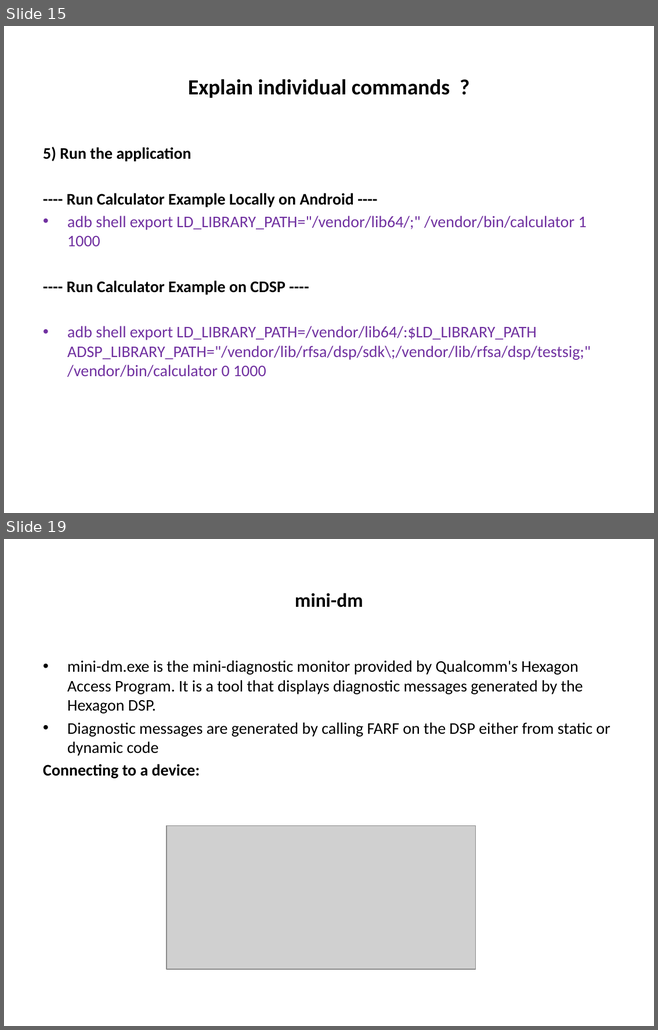
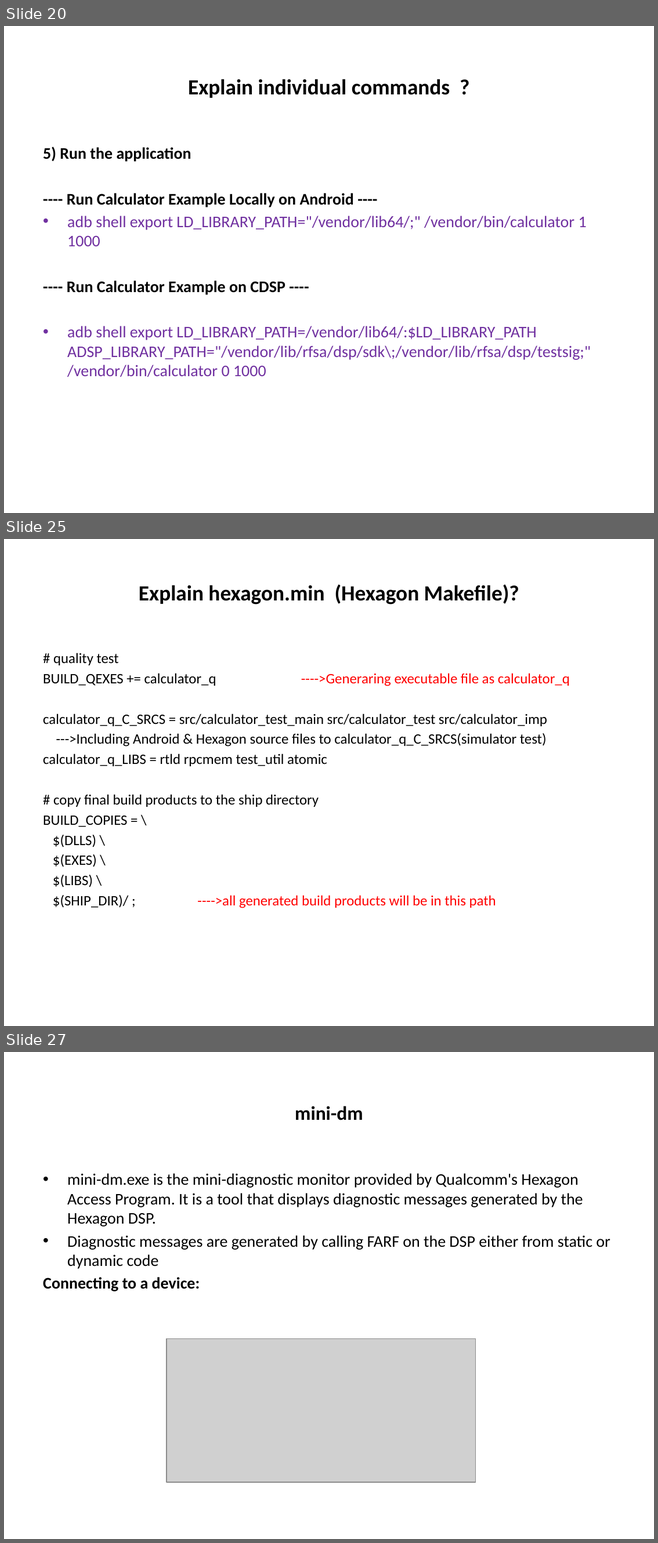
Before and after one commit to Bhagyalakshmi-Marem/TSHtraining, a slide deck: Hexagon_SDK/Docs/Hexagon_SDK_ppt.pptx. Shown one above the other, each under a label of ours: slides 15 and 19 before the commit, slides 20, 25 and 27 after it; the slides between them are not shown. The pictures are 658x1030 and 658x1543 pixels, drawn with LibreOffice and Linux fonts; fonts in the diff are those of the drawing; grey boxes stand for pictures. Boxes give left, top, right and bottom in pixels: in the first picture for what was removed or moved away, otherwise in the second. Text is boxed around its words. In the diff, an @@ line names an element or a change of style, - is before the commit and + after.

Commit message:
Updated ppt for Hexagon SDK Updated Daily status on 3/11

```diff
--- a/Hexagon_SDK/Docs/Hexagon_SDK_ppt.pptx
+++ b/Hexagon_SDK/Docs/Hexagon_SDK_ppt.pptx
@@ slide 25 added at <box>4,539,654,1026</box>, background #FFFFFF @@
@@ title added at <box>139,584,519,605</box>, 24 pt, text #000000, bold @@
+Explain hexagon.min (Hexagon Makefile)?
@@ text added at <box>43,653,570,908</box>, 16 pt, text #000000 @@
+# quality test
+BUILD_QEXES += calculator_q ---->Generaring executable file as calculator_q
+calculator_q_C_SRCS = src/calculator_test_main src/calculator_test src/calculator_imp
+--->Including Android & Hexagon source files to calculator_q_C_SRCS(simulator test)
+calculator_q_LIBS = rtld rpcmem test_util atomic
+# copy final build products to the ship directory
+BUILD_COPIES = \
+$(DLLS) \
+$(EXES) \
+$(LIBS) \
+$(SHIP_DIR)/ ; ---->all generated build products will be in this path
@@ what was slide 15 is now slide 20 @@
@@ what was slide 19 is now slide 27 @@
```
Also in this commit, not shown: 8 slides changed, 8 other slides added, 1 other file.
